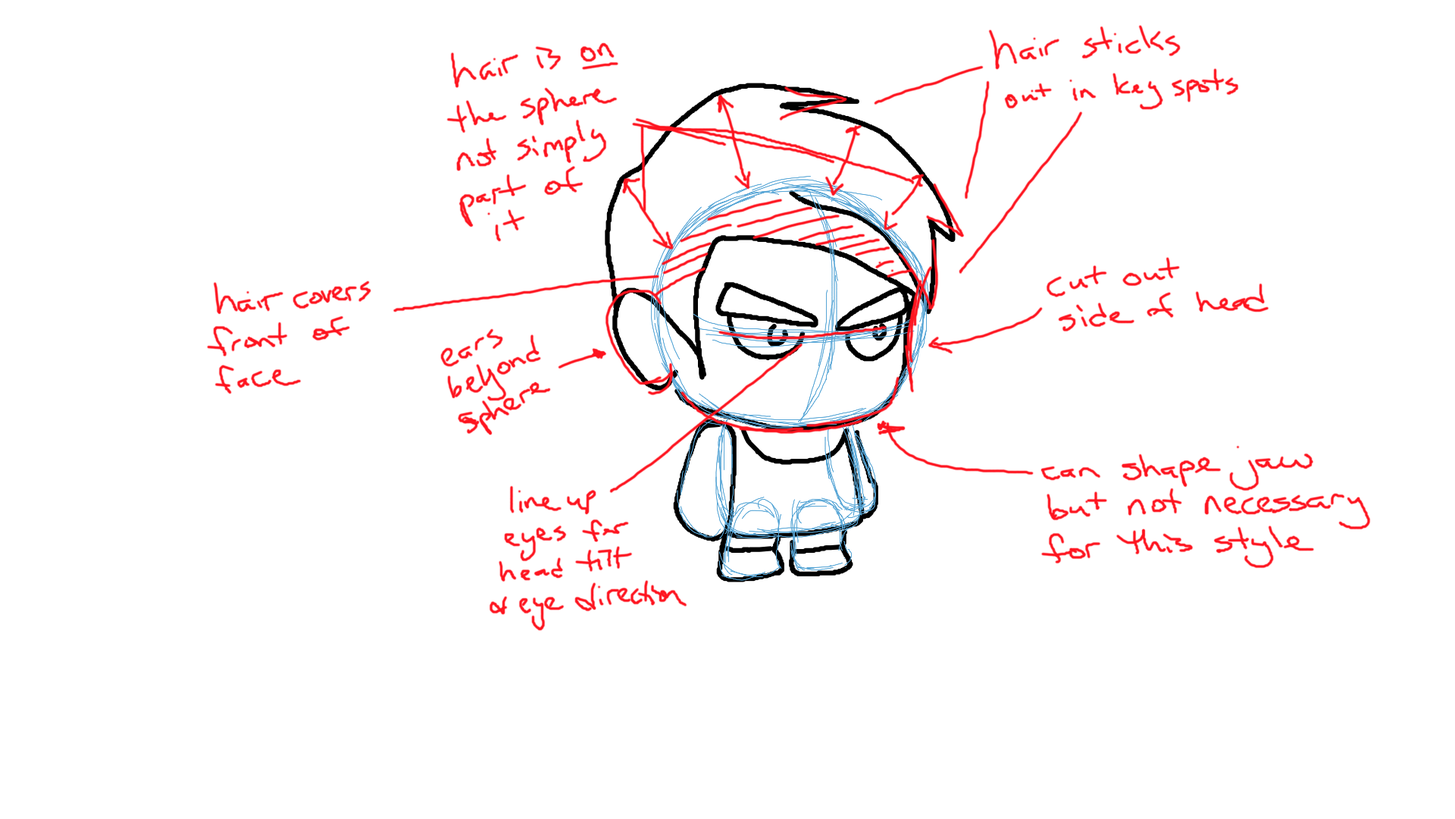
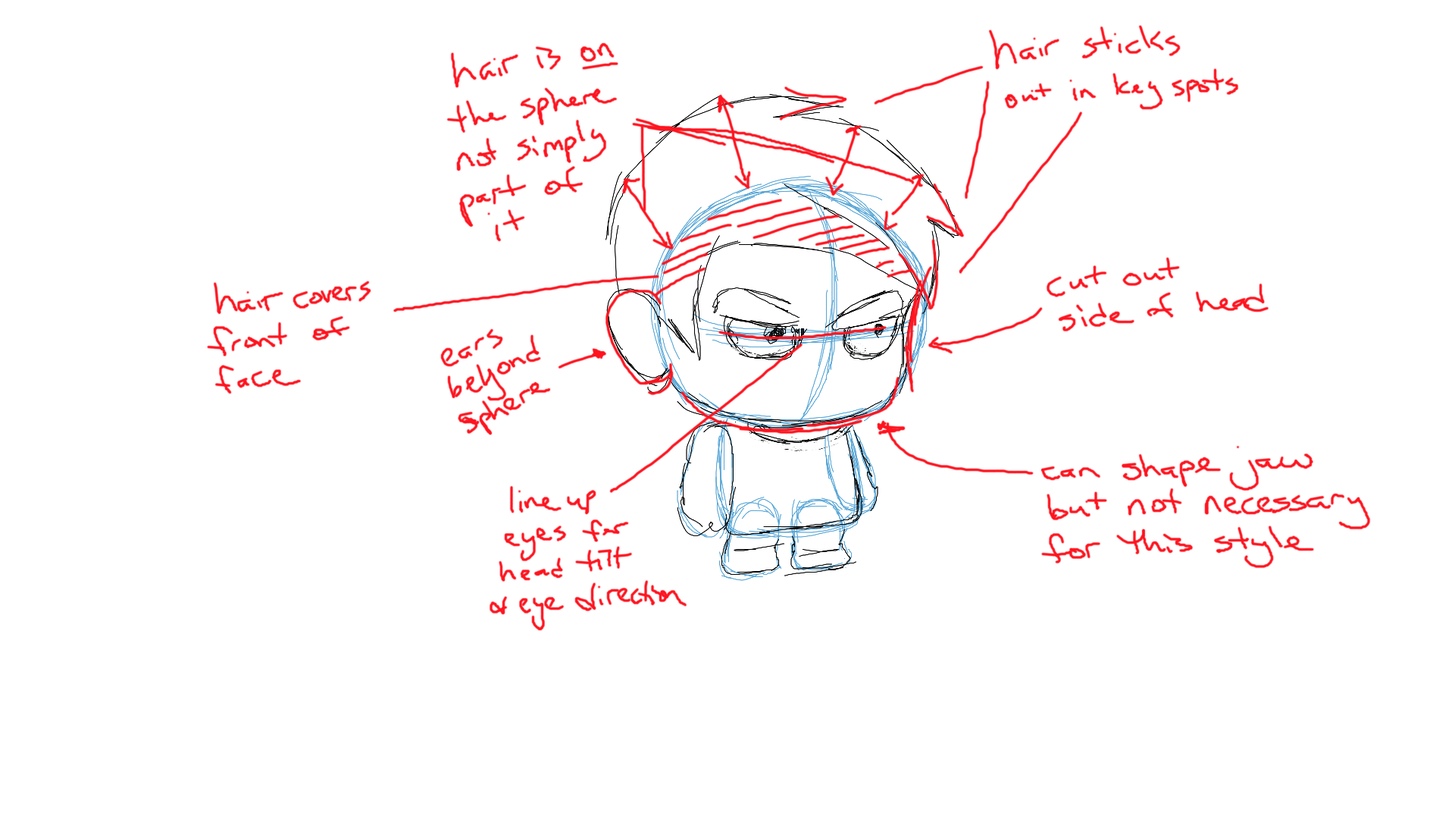
Comparing the layer stacks of the two (1455, 819) images. Changes:
showed "Sketch w/ detail" over [604, 82, 959, 583]
hid "Trace" over [604, 82, 959, 583]
